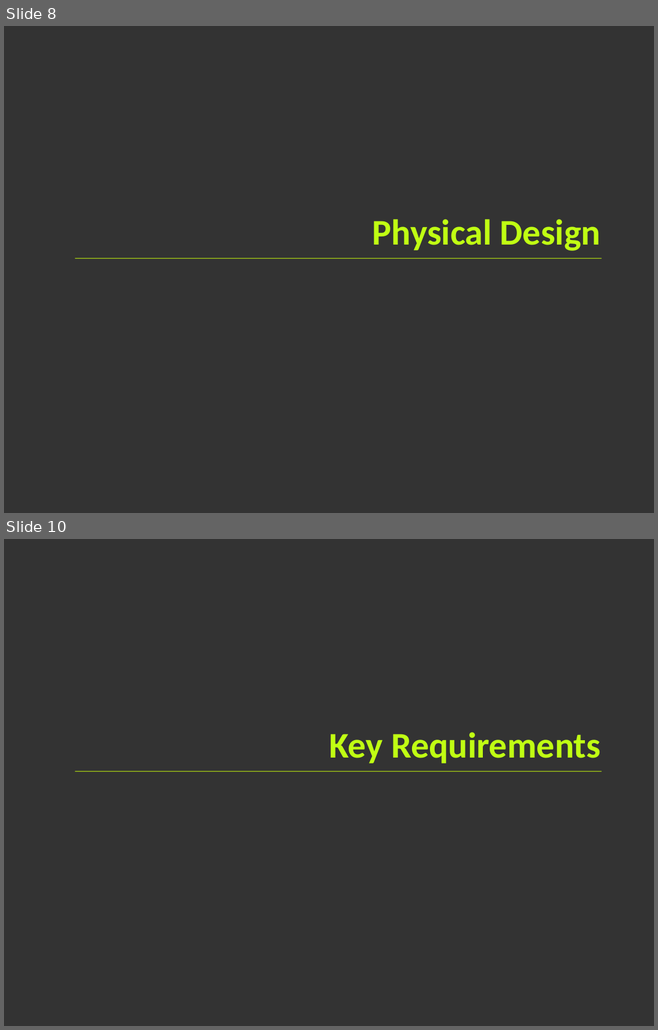
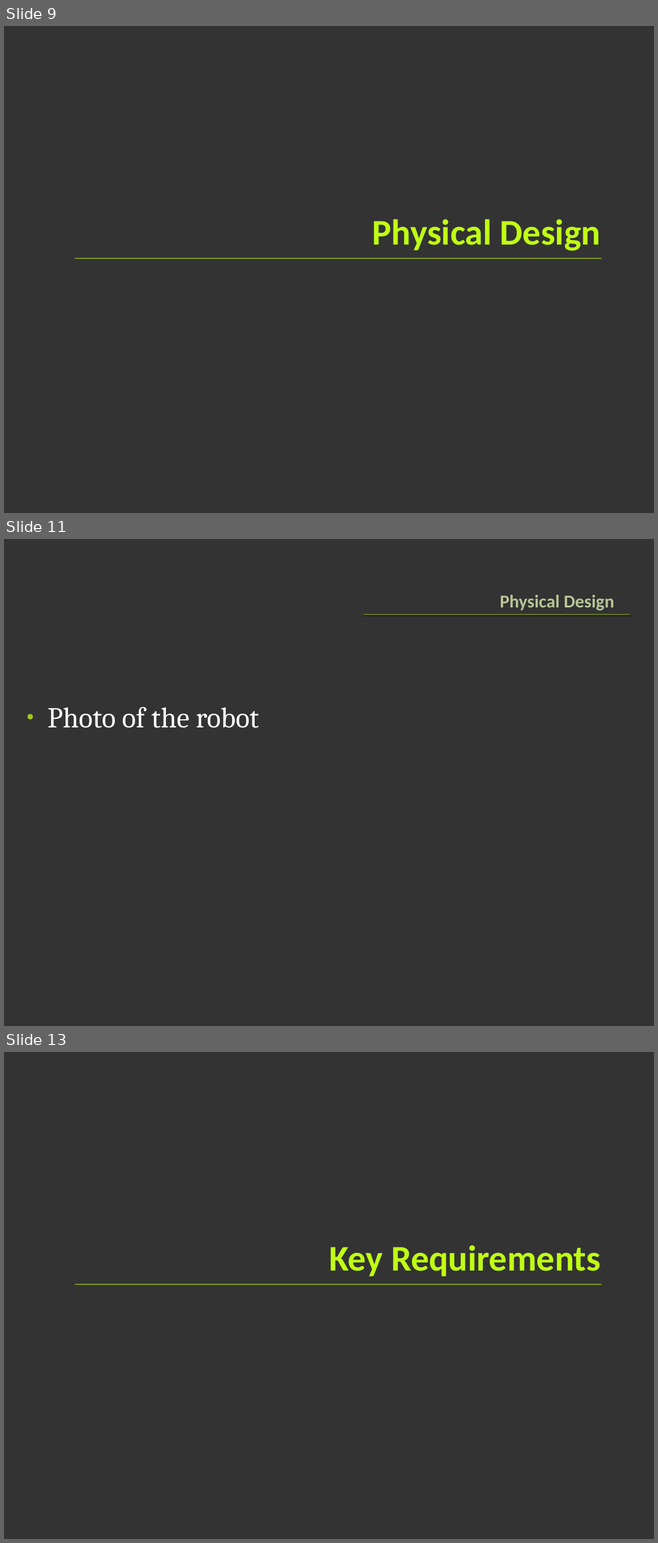
Before and after one commit to greck/0xDEADBEEF, a slide deck: PRES.pptx. Shown one above the other, each under a label of ours: slides 8 and 10 before the commit, slides 9, 11 and 13 after it; the slides between them are not shown. The pictures are 658x1030 and 658x1543 pixels, drawn with LibreOffice and Linux fonts; fonts in the diff are those of the drawing. Boxes give left, top, right and bottom in pixels: in the first picture for what was removed or moved away, otherwise in the second. Text is boxed around its words. In the diff, an @@ line names an element or a change of style, - is before the commit and + after.

```diff
--- a/PRES.pptx
+++ b/PRES.pptx
@@ slide 11 added at [4,539,654,1026], background #333333 @@
@@ title added at [499,595,614,610], 20 pt, text #BAC696, bold @@
+Physical Design
@@ rectangle added at [363,614,630,615], fill #A2C816 @@
@@ text added at [48,707,259,728], 32 pt, text #FFFFFF @@
+• Photo of the robot
@@ what was slide 8 is now slide 9 @@
@@ what was slide 10 is now slide 13 @@
```
Also in this commit, not shown: 4 slides changed, 7 other slides added, 1 slide removed.
